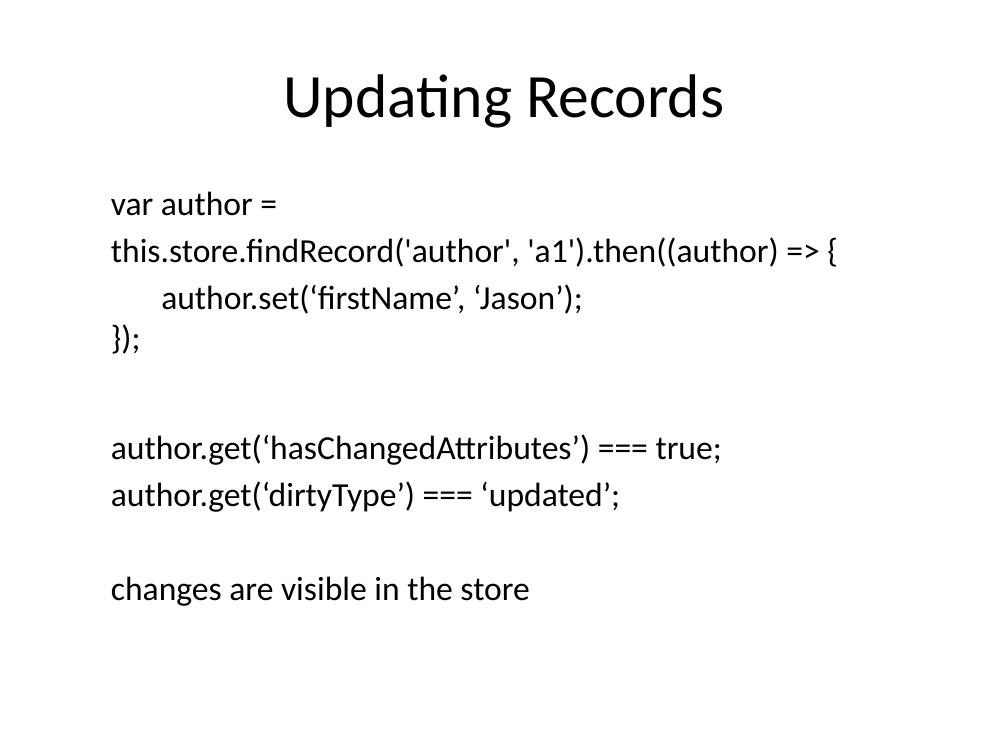
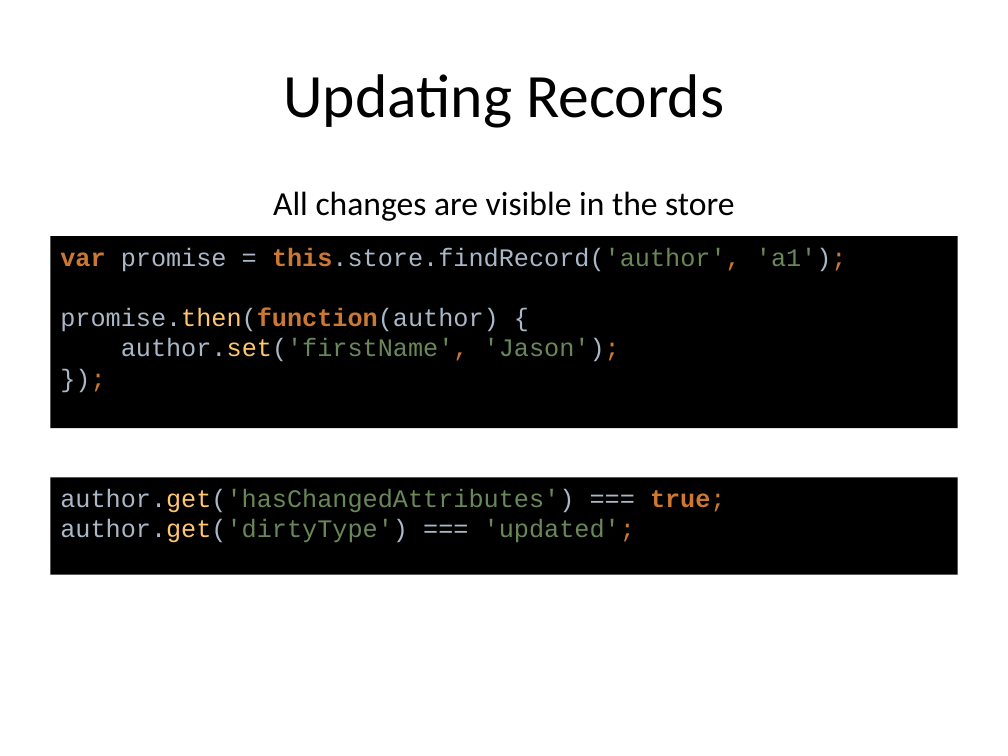
Before and after one commit to cah-brian-gantzler/ember-data-demo1, a slide deck: slide 30 of ember-data-demo1.pptx (slide 31 before the commit). Drawn at 1008x756 pixels with LibreOffice and Linux fonts; fonts in the diff are those of the drawing. Boxes give left, top, right and bottom in pixels: in the first picture for what was removed or moved away, otherwise in the second. Text is boxed around its words. In the diff, an @@ line names an element or a change of style, - is before the commit and + after.

```diff
--- a/ember-data-demo1.pptx
+++ b/ember-data-demo1.pptx
@@ text at box(273, 191, 734, 221): text changed @@
-  var author =
-  this.store.findRecord('author', 'a1').then((author) => {
-  author.set(‘firstName’, ‘Jason’);
-  });
-author.get(‘hasChangedAttributes’) === true;
-author.get(‘dirtyType’) === ‘updated’;
-changes are visible in the store
+All changes are visible in the store
@@ rectangle added at box(50, 236, 958, 428), fill #000000, 18 pt, text #A9B7C6 @@
+var promise = this.store.findRecord('author', 'a1');
+promise.then(function(author) {
+author.set('firstName', 'Jason');
+});
@@ rectangle added at box(50, 478, 958, 575), fill #000000, 18 pt, text #6A8759 @@
+author.get('hasChangedAttributes') === true;
+author.get('dirtyType') === 'updated';
```
Also in this commit, not shown: 20 other slides changed, 8 slides added, 9 slides removed, 10 other files.
